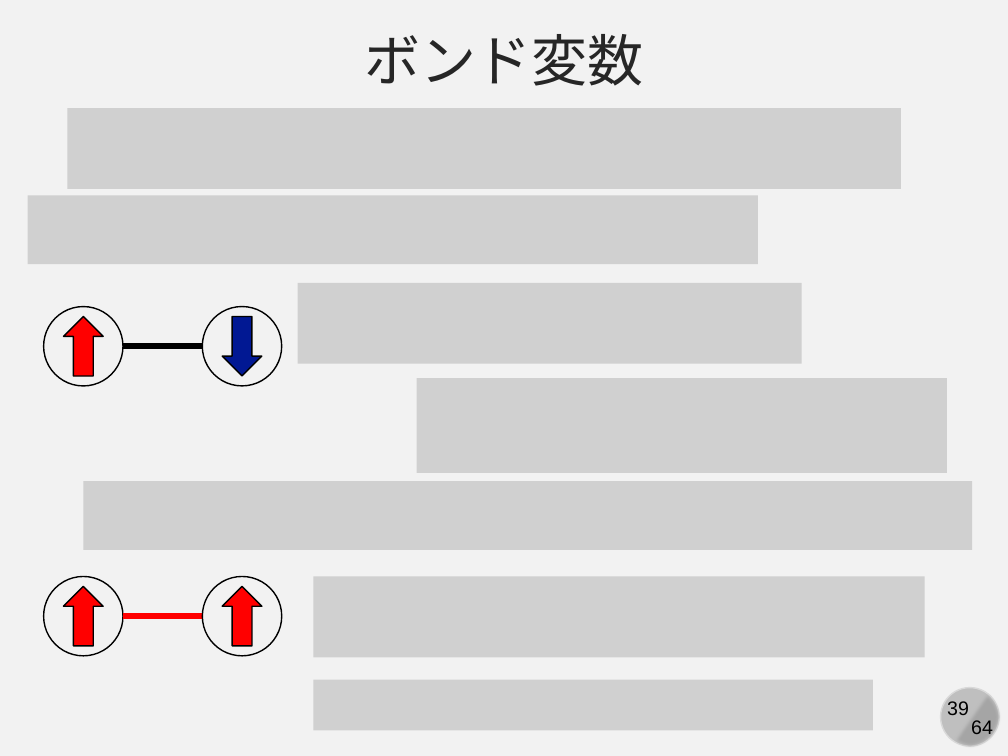
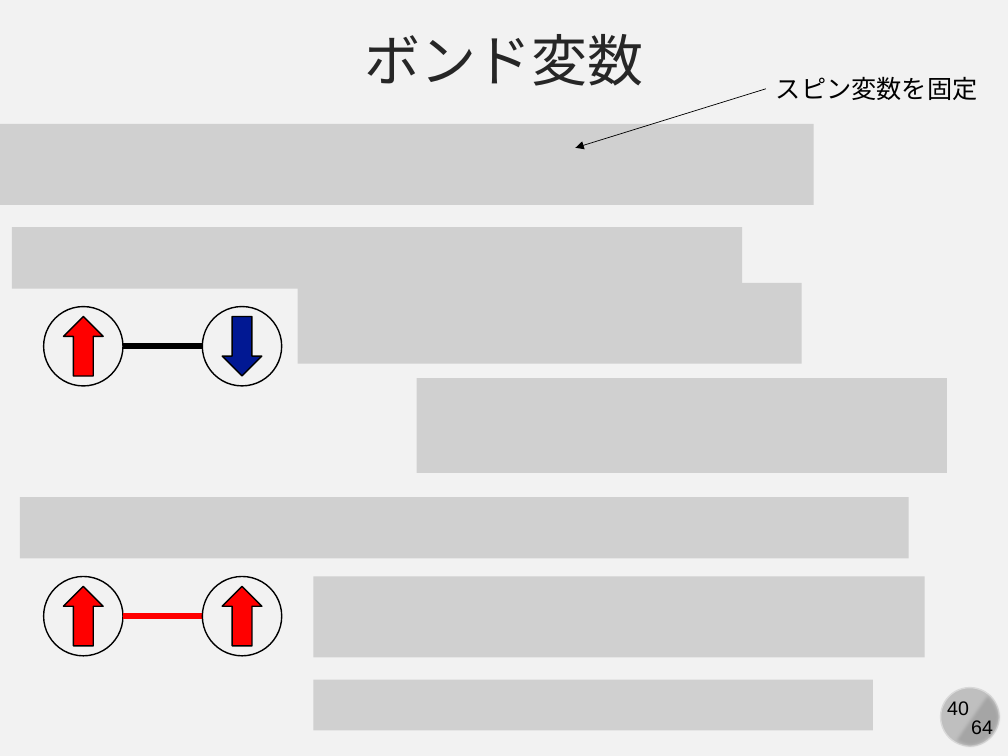
Before and after one commit to kaityo256/simulation_engineering, a slide deck: slide 40 of 04_mc_advanced/simulation04.pptx (slide 39 before the commit). Drawn at 1008x756 pixels with LibreOffice and Linux fonts; fonts in the diff are those of the drawing; grey boxes stand for pictures. Boxes give left, top, right and bottom in pixels: in the first picture for what was removed or moved away, otherwise in the second. Text is boxed around its words. In the diff, an @@ line names an element or a change of style, - is before the commit and + after.

```diff
--- a/04_mc_advanced/simulation04.pptx
+++ b/04_mc_advanced/simulation04.pptx
@@ arrow added from (766, 89) to (576, 148), #000000 0.5 pt @@
@@ text added at (776, 76, 978, 100), 18 pt, text #000000 @@
+スピン変数を固定
@@ picture: place and size @@
-picture at (68, 108, 901, 188)
+picture at (0, 124, 813, 205)
@@ picture: place and size @@
-picture at (28, 196, 758, 264)
+picture at (12, 227, 742, 288)
@@ picture: place and size @@
-picture at (84, 481, 973, 549)
+picture at (20, 497, 909, 558)
@@ page number at (947, 701, 969, 715): text changed @@
-39
+40
```
Also in this commit, not shown: 3 other slides changed, 1 slide added.
